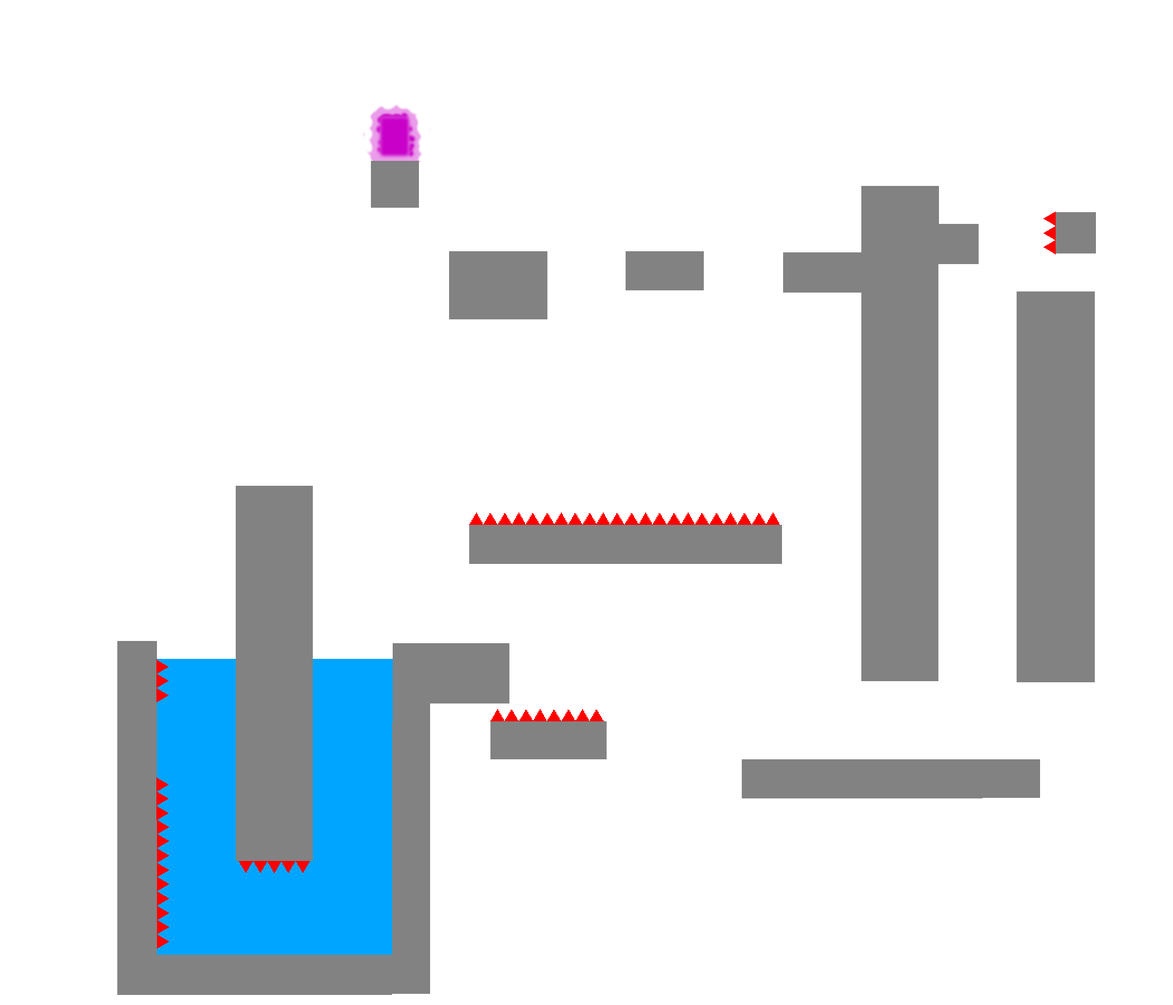
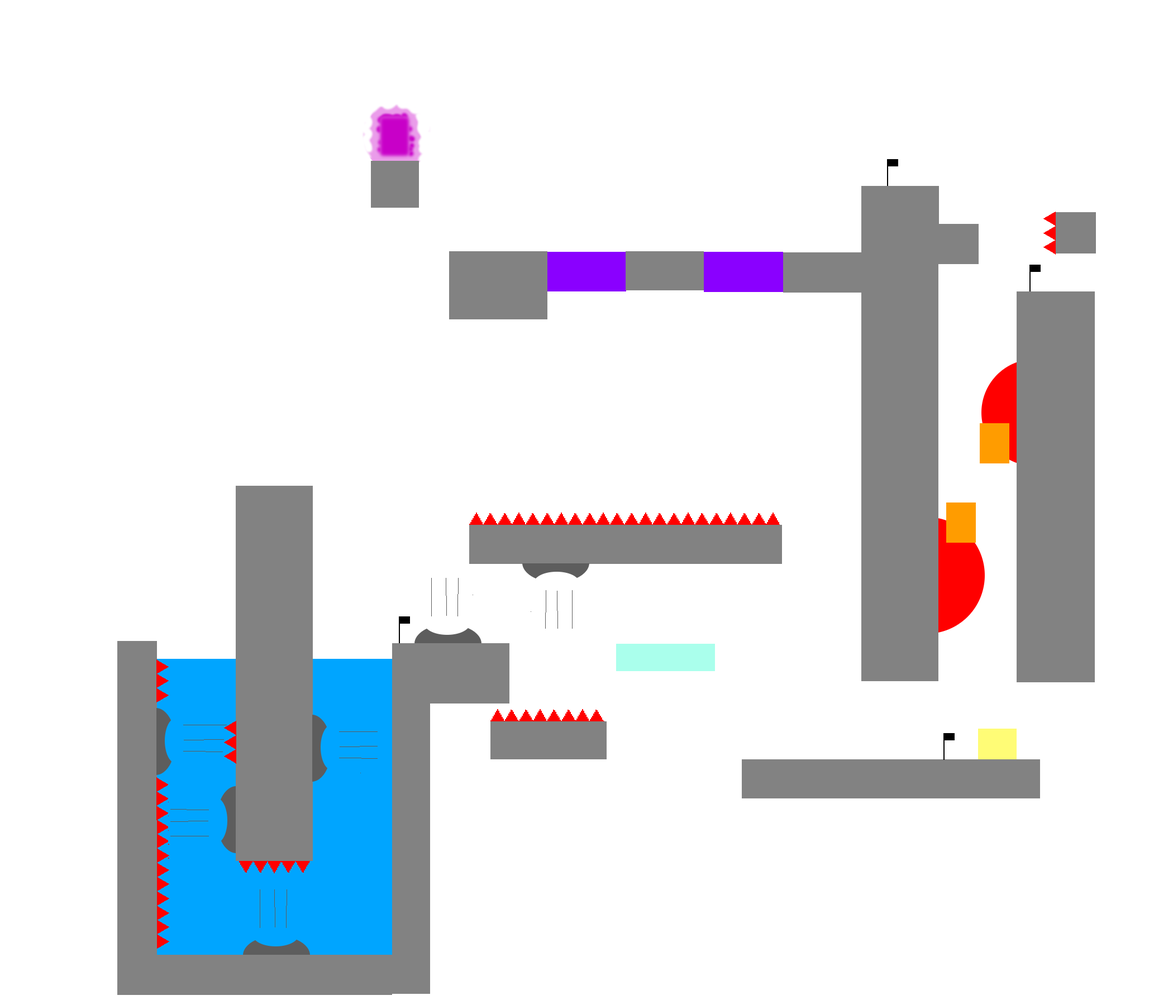
Layered file, before and after one edit (1173 x 1005). Changes by layer:
added layer "cp4" above "cp3" over [887, 159, 899, 187]
added layer "cp3" above "cp2" over [1029, 264, 1041, 292]
added layer "cp2" above "cp1" over [943, 733, 955, 761]
added layer "cp1" above "grid" over [398, 616, 411, 644]
painted on "Spikes copy" over [156, 563, 590, 956]
painted on "Background" over [392, 643, 1041, 799]
showed "Moving Platforms" over [946, 423, 1010, 543]
added layer "Interactives" above "saw template" over [547, 251, 1017, 760]
showed "saw template" over [938, 362, 1017, 633]
added layer "White" over [156, 159, 1041, 956]
